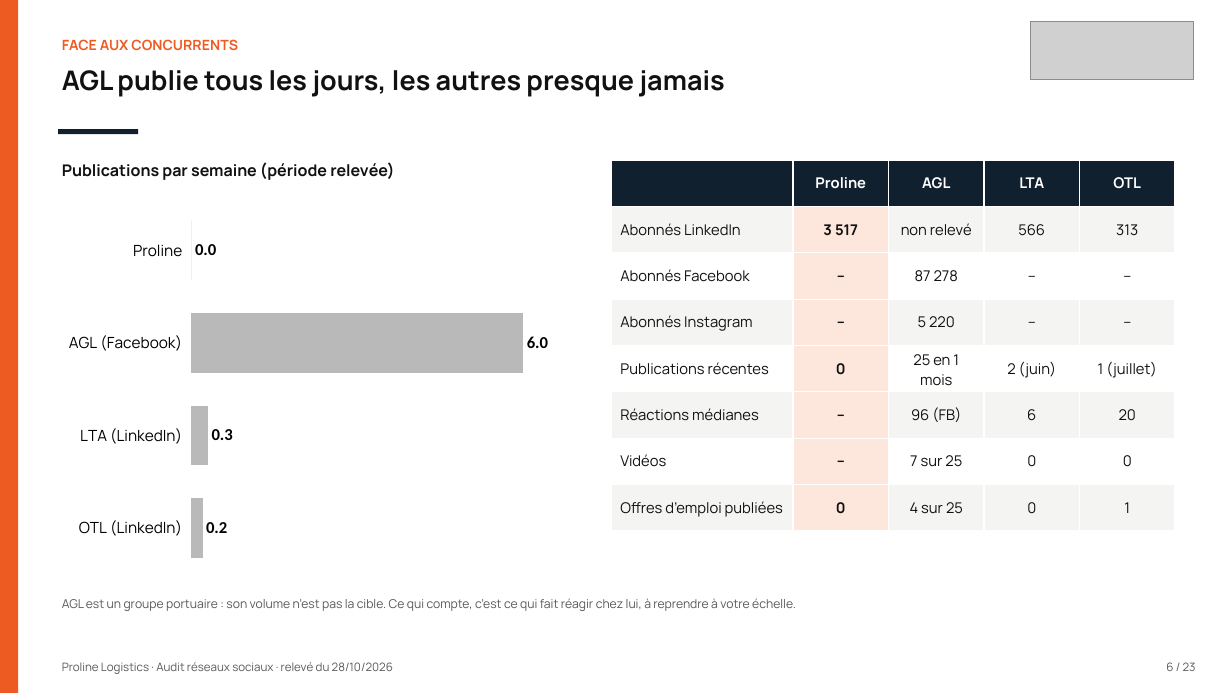
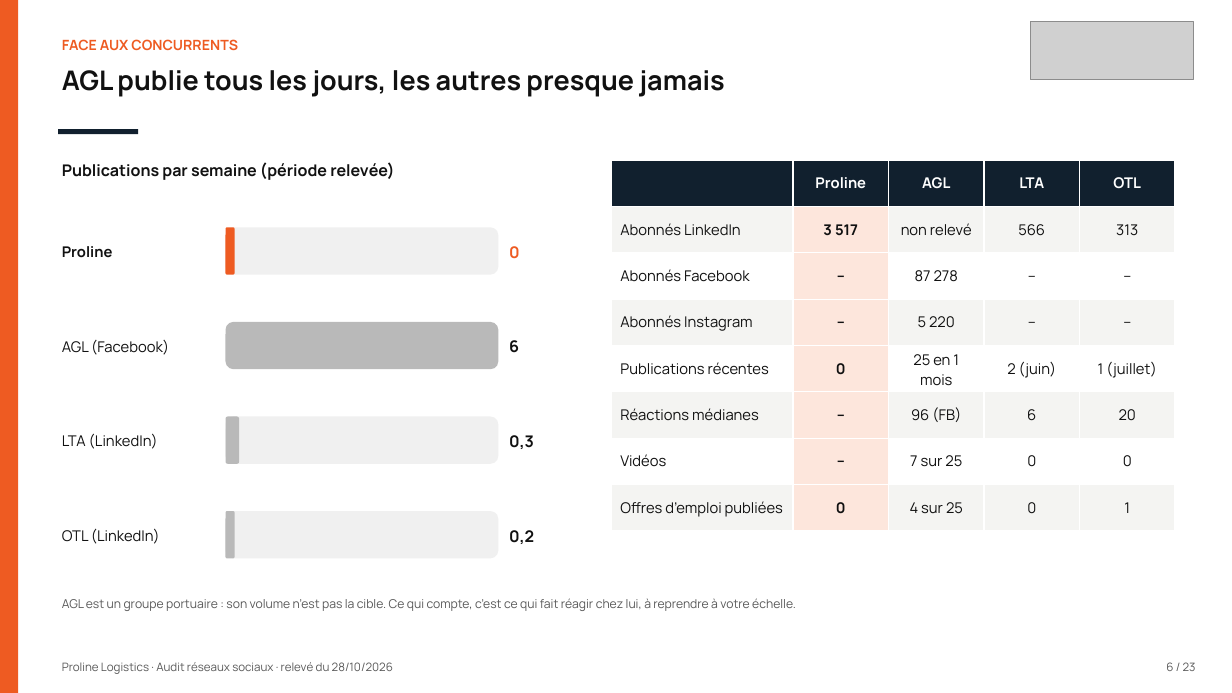
Before and after one commit to leslita06/fatima-unifood-fictif, a slide deck: slide 6 of tmp-tj/261028_proline-logistics_audit-reseaux-sociaux_v1.pptx. Drawn at 1232x693 pixels with LibreOffice and Linux fonts; fonts in the diff are those of the drawing; grey boxes stand for pictures. Boxes give left, top, right and bottom in pixels: in the first picture for what was removed or moved away, otherwise in the second. Text is boxed around its words. In the diff, an @@ line names an element or a change of style, - is before the commit and + after.

```diff
--- a/tmp-tj/261028_proline-logistics_audit-reseaux-sociaux_v1.pptx
+++ b/tmp-tj/261028_proline-logistics_audit-reseaux-sociaux_v1.pptx
@@ bar chart removed at (58,197,590,582) @@
-categories: OTL (LinkedIn), LTA (LinkedIn), AGL (Facebook), Proline
-Series 1: 0.2, 0.3, 6, 0
@@ rounded rectangle added at (226,227,498,274), fill #F0F0F0 @@
@@ rounded rectangle added at (226,227,235,274), fill #EE5B22 @@
@@ text added at (62,246,113,258), 11.5 pt, text #111111, bold @@
+Proline
@@ text added at (509,246,520,259), 12.5 pt, text #EE5B22, bold @@
+0
@@ rounded rectangle added at (226,322,498,369), fill #B9B9B9 @@
@@ text added at (62,340,169,355), 11.5 pt, text #111111 @@
+AGL (Facebook)
@@ text added at (509,340,519,353), 12.5 pt, text #111111, bold @@
+6
@@ rounded rectangle added at (226,417,498,464), fill #F0F0F0 @@
@@ rounded rectangle added at (226,417,239,464), fill #B9B9B9 @@
@@ text added at (62,434,158,449), 11.5 pt, text #111111 @@
+LTA (LinkedIn)
@@ text added at (509,435,534,449), 12.5 pt, text #111111, bold @@
+0,3
@@ text added at (62,529,160,544), 11.5 pt, text #111111 @@
+OTL (LinkedIn)
@@ rounded rectangle added at (226,511,498,558), fill #F0F0F0 @@
@@ rounded rectangle added at (226,511,235,558), fill #B9B9B9 @@
@@ text added at (509,530,534,544), 12.5 pt, text #111111, bold @@
+0,2
```
Also in this commit, not shown: 2 other slides changed.
